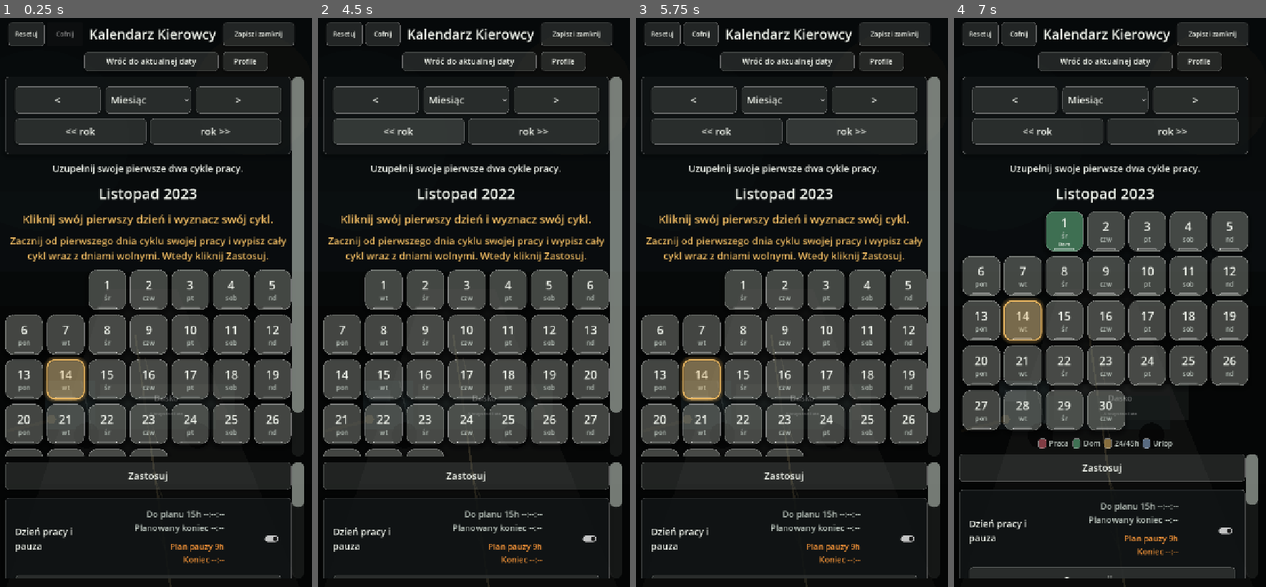
Above: before the commit, frames 1-4 (left to right).
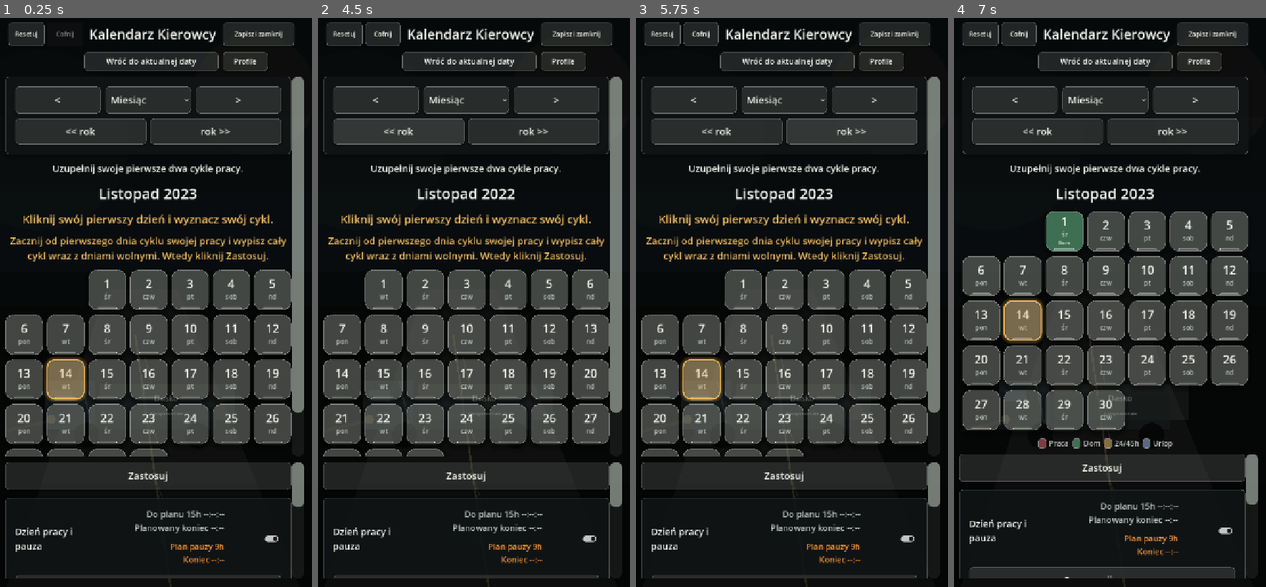
Above: after the commit, the same moments.

Repository: ElKlient/IDOL-Genesis
Game: Godot game, scene res://scenes/main.tscn
Same seed, same stepped clock (60 frames per second), same inputs: the game is played once before the commit and once after it.
Inputs (mouse positions are in pixels of both pictures, inside the frame that each line leads up to):
- Up to frame 1 (0.25 s): no input
- Up to frame 2 (4.5 s): click "Zapisz i zamknij" at 0.5 s; click "Cofnij" at 1.25 s; click "<" at 2 s; click "Miesiąc" at 2.75 s; click ">" at 3.5 s; click "<< rok" at 4.25 s
- Up to frame 3 (5.75 s): click "rok >>" at 5 s
- Up to frame 4 (7 s): click (1060, 291) at 5.77 s; click (1103, 291) at 6.52 s

The runs differ from the first frame. In frame 1, 1.3% of the frame differs, in the area x 5-90%, y 45-74%; in frame 2, 1.4%; in frame 3, 1.3%; in frame 4, 1.6%, in the area x 6-91%, y 35-72%.

Commit message:
Show readable H:MM work totals without losing recorded seconds

Diff:
--- a/scripts/main.gd
+++ b/scripts/main.gd
@@ -2838,7 +2838,8 @@
 	margin.add_theme_constant_override("margin_left", 4)
 	margin.add_theme_constant_override("margin_right", 4)
 	margin.add_theme_constant_override("margin_top", 4)
-	margin.add_theme_constant_override("margin_bottom", 4)
+	# Keep the time above the accent stripe, with room for every line.
+	margin.add_theme_constant_override("margin_bottom", 10)
 	button.add_child(margin)
 
 	var box := VBoxContainer.new()
@@ -2863,7 +2864,15 @@
 	if show_worked_hours and worked_seconds_by_day.has(key):
 		var worked_text := _format_worked_hours_tile(int(worked_seconds_by_day[key]))
 		if not worked_text.is_empty():
-			box.add_child(_tile_label(worked_text, _tile_work_hours_font_size(), Color(0.62, 0.92, 0.64)))
+			var hours_label := _tile_label(worked_text, _tile_work_hours_font_size(), Color(0.62, 0.92, 0.64))
+			hours_label.name = "WorkedHours"
+			box.add_child(hours_label)
+	# A Button does not inherit the minimum size of its child containers.
+	# Recalculate after entering the tree, when the actual theme/font is known.
+	var fit_tile := func() -> void:
+		button.custom_minimum_size.y = maxf(_day_cell_height(), margin.get_combined_minimum_size().y)
+	margin.minimum_size_changed.connect(fit_tile)
+	fit_tile.call_deferred()
 
 	var accent := Panel.new()
 	accent.mouse_filter = Control.MOUSE_FILTER_IGNORE
@@ -3528,10 +3537,10 @@
 func _tile_work_hours_font_size() -> int:
 	match _range_months():
 		3, 6:
-			return 9
+			return 10
 		12:
-			return 9
-	return 12
+			return 10
+	return 20
 
 
 func _selected_pause_hours() -> int:
@@ -4571,11 +4580,9 @@
 	var safe_seconds: int = maxi(0, seconds)
 	var hours := int(safe_seconds / 3600)
 	var minutes := int((safe_seconds % 3600) / 60)
-	if hours <= 0 and minutes <= 0:
+	if safe_seconds == 0:
 		return ""
-	if minutes == 0:
-		return "%dh" % hours
-	return "%dh%02d" % [hours, minutes]
+	return "%d:%02d" % [hours, minutes]
 
 
 func _format_countdown(seconds: int) -> String:
--- /dev/null
+++ b/tests/calendar_mobile_audit.gd
@@ -0,0 +1,103 @@
+extends SceneTree
+
+const Main = preload("res://scripts/main.gd")
+const Calculator = preload("res://scripts/schedule_calculator.gd")
+var app
+var passed := 0
+var failed := 0
+
+
+func _initialize() -> void:
+	if OS.get_name() != "Linux" or not OS.get_environment("XDG_DATA_HOME").begins_with("/tmp/driver-calendar-audit-"):
+		printerr("Use isolated /tmp/driver-calendar-audit-* XDG_DATA_HOME on Linux.")
+		quit(2)
+		return
+	_run.call_deferred()
+
+
+func check(label: String, condition: bool) -> void:
+	if condition: passed += 1
+	else: failed += 1
+	print("%s | %s" % ["PASS" if condition else "FAIL", label])
+
+
+func settle() -> void:
+	for _i in range(6): await process_frame
+
+
+func tile(day: int) -> Button:
+	for target in app.day_touch_targets:
+		if target.year == 2026 and target.month == 9 and target.day == day:
+			return target.button
+	return null
+
+
+func hours(day: int) -> Label:
+	return tile(day).find_child("WorkedHours", true, false) as Label
+
+
+func hours_fit(day: int) -> bool:
+	var label := hours(day)
+	if label == null: return false
+	var text_width := label.get_theme_font("font").get_string_size(label.text, HORIZONTAL_ALIGNMENT_LEFT, -1, label.get_theme_font_size("font_size")).x
+	print("HOURS LAYOUT | tile=%s label=%s text_width=%s" % [tile(day).get_global_rect(), label.get_global_rect(), text_width])
+	return tile(day).get_global_rect().encloses(label.get_global_rect()) and text_width <= label.size.x and label.get_global_rect().end.y <= tile(day).get_global_rect().end.y - 9
+
+
+func _run() -> void:
+	for path in [Main.SETTINGS_PATH, Main.SETTINGS_BACKUP_PATH, Main.SETTINGS_TEMP_PATH]:
+		if FileAccess.file_exists(path): DirAccess.remove_absolute(path)
+	root.size = Vector2i(720, 1280)
+	root.content_scale_size = root.size
+	root.content_scale_mode = Window.CONTENT_SCALE_MODE_CANVAS_ITEMS
+	root.gui_embed_subwindows = true
+	app = Main.new()
+	root.add_child(app)
+	app.set_anchors_and_offsets_preset(Control.PRESET_FULL_RECT)
+	app.current_year = 2026
+	app.current_month = 9
+	app._accept_calendar_page()
+	app._save_and_close_main_view()
+	app._select_day(2026, 9, 24)
+	app._open_manual_hours_dialog()
+	app.manual_hours_spin.get_line_edit().text = "13"
+	app.manual_minutes_spin.get_line_edit().text = "30"
+	app._confirm_add_manual_hours()
+	app.manual_hours_dialog.hide()
+	app.manual_overrides["2026-09-24"] = Calculator.DayState.WORK
+	app.manual_overrides["2026-09-25"] = Calculator.DayState.WORK
+	app.notes["2026-09-25"] = "Zmiana przez północ"
+	app._on_start_work_pressed()
+	app.work_start_unix = int(Time.get_unix_time_from_system()) - 13 * 3600 - 15 * 60 - 47
+	app.work_start_day_key = "2026-09-25"
+	app._confirm_end_work()
+	await settle()
+	var recorded: int = app.worked_seconds_by_day["2026-09-25"]
+	check("Finished shift appears as 13:15 on its start date", hours(25) != null and hours(25).text == "13:15")
+	check("Recorded time retains seconds", recorded >= 47747 and recorded <= 47749)
+	check("Manual entry appears as 13:30 on selected day", hours(24) != null and hours(24).text == "13:30" and app.worked_seconds_by_day["2026-09-24"] == 48600)
+	check("Time labels fit tiles above accent stripe", hours_fit(24) and hours_fit(25))
+	app._save_worked_seconds_for_day(app.work_start_unix, 20) # No active start: must not add.
+	check("Invalid start cannot add hours", app.worked_seconds_by_day["2026-09-25"] == recorded)
+	app._add_worked_seconds_for_day_key("2026-09-25", 20)
+	app._rebuild_calendar()
+	await settle()
+	check("Seconds accumulate across entries into the next minute", hours(25).text == "13:16" and app.worked_seconds_by_day["2026-09-25"] == recorded + 20)
+	check("Whole and short durations keep minute format", app._format_worked_hours_tile(13 * 3600) == "13:00" and app._format_worked_hours_tile(65) == "0:01" and app._format_worked_hours_tile(30) == "0:00")
+	app._on_toggle_work_hours_pressed()
+	await settle()
+	check("Hide hours only hides labels", hours(24) == null and app.worked_seconds_by_day["2026-09-24"] == 48600)
+	app._on_toggle_work_hours_pressed()
+	app._apply_range_selection(3, 0)
+	await settle()
+	check("Time labels also fit the year overview", hours_fit(24) and hours_fit(25))
+	app._apply_range_selection(0, 0)
+	app._select_day(2026, 9, 25)
+	app.clear_day_hours_key = "2026-09-25"
+	app._confirm_clear_selected_day_hours()
+	await settle()
+	check("Clearing one day removes its time only", hours(25) == null and hours(24).text == "13:30" and not app.worked_seconds_by_day.has("2026-09-25"))
+	print("RESULT | passed=%d failed=%d" % [passed, failed])
+	app.queue_free()
+	await settle()
+	quit(0 if failed == 0 else 1)
